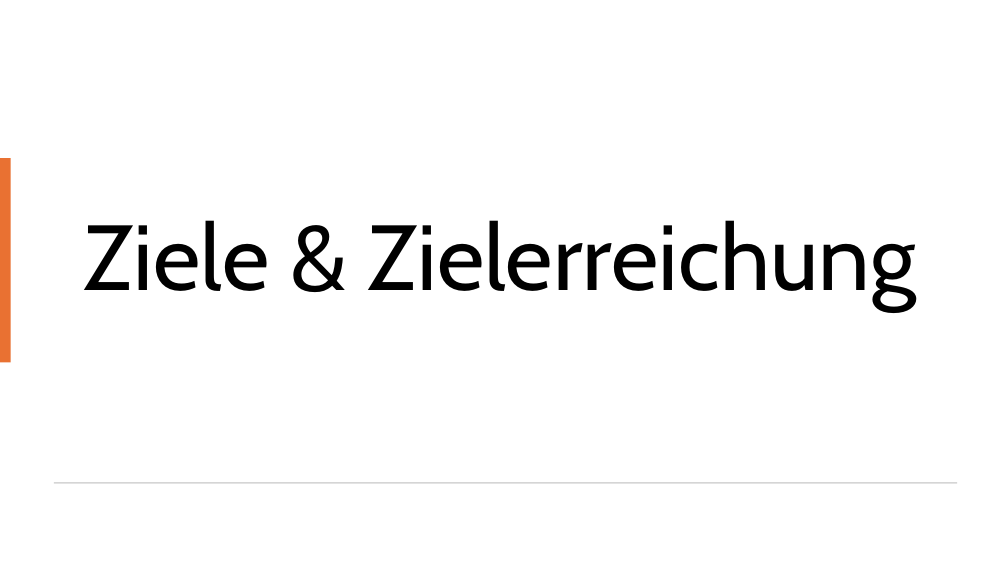
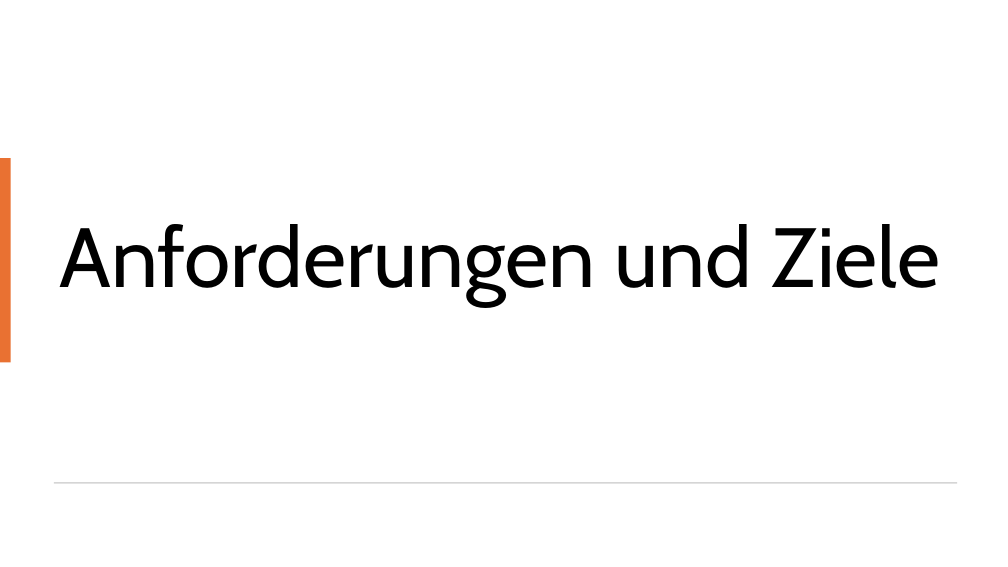
Before and after one commit to HalbmayrJulian/JHLB-BerchtoldHolzbauplanWebshop, a slide deck: slide 5 of Webshop_Berchtold/Endpräsentation_Webshop.pptx (slide 6 before the commit). Drawn at 1008x567 pixels with LibreOffice and Linux fonts; fonts in the diff are those of the drawing. Boxes give left, top, right and bottom in pixels: in the first picture for what was removed or moved away, otherwise in the second. Text is boxed around its words. In the diff, an @@ line names an element or a change of style, - is before the commit and + after.

```diff
--- a/Webshop_Berchtold/Endpräsentation_Webshop.pptx
+++ b/Webshop_Berchtold/Endpräsentation_Webshop.pptx
@@ title at (59,224,940,305): text changed; size 88 to 80 pt @@
-Ziele & Zielerreichung
+Anforderungen und Ziele
```
Also in this commit, not shown: 1 other slide changed, 6 slides added, 8 slides removed.
